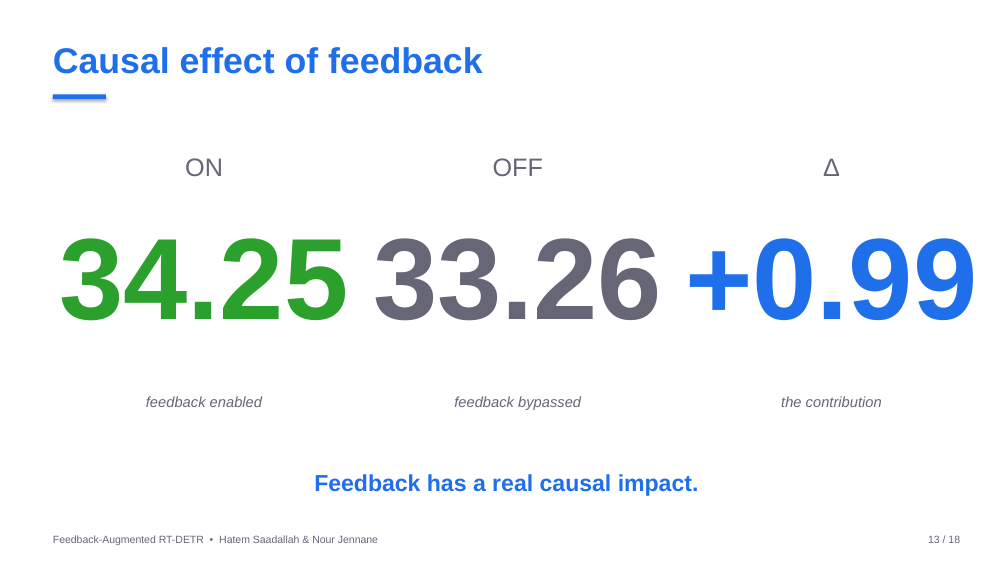
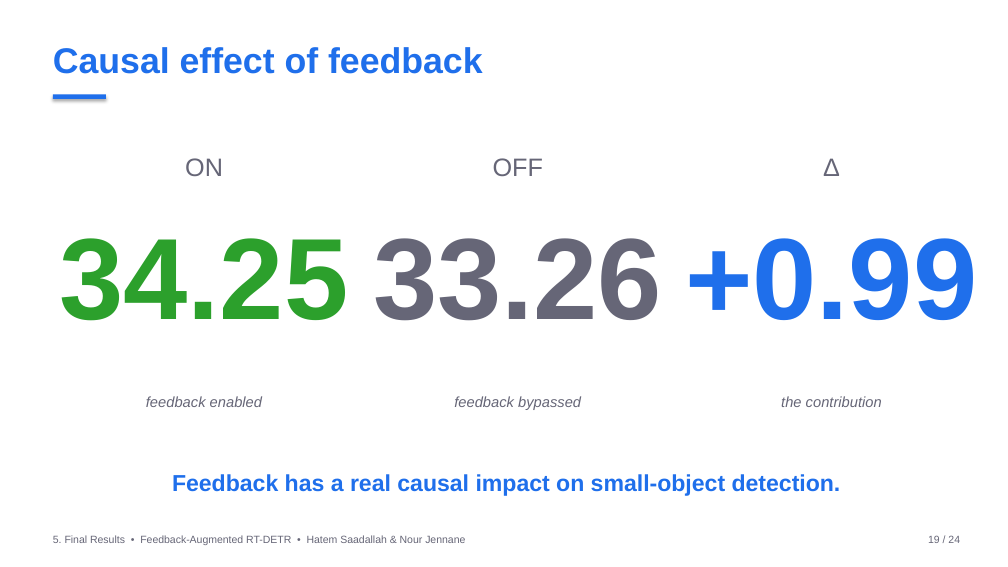
Before and after one commit to HatemSaadallah/feedback-augmented-rtdetr, a slide deck: slide 19 of presentation/feedback_rtdetr_presentation.pptx (slide 13 before the commit). Drawn at 1008x567 pixels with LibreOffice and Linux fonts; fonts in the diff are those of the drawing. Boxes give left, top, right and bottom in pixels: in the first picture for what was removed or moved away, otherwise in the second. Text is boxed around its words. In the diff, an @@ line names an element or a change of style, - is before the commit and + after.

```diff
--- a/presentation/feedback_rtdetr_presentation.pptx
+++ b/presentation/feedback_rtdetr_presentation.pptx
@@ text at (172,474,841,496): text changed @@
-Feedback has a real causal impact.
+Feedback has a real causal impact on small-object detection.
@@ text at (53,535,465,545): text changed @@
-Feedback-Augmented RT-DETR • Hatem Saadallah & Nour Jennane
+5. Final Results • Feedback-Augmented RT-DETR • Hatem Saadallah & Nour Jennane
@@ text at (928,535,960,543): text changed @@
-13 / 18
+19 / 24
```
Also in this commit, not shown: 11 other slides changed, 10 slides added, 4 slides removed, 5 other files.
